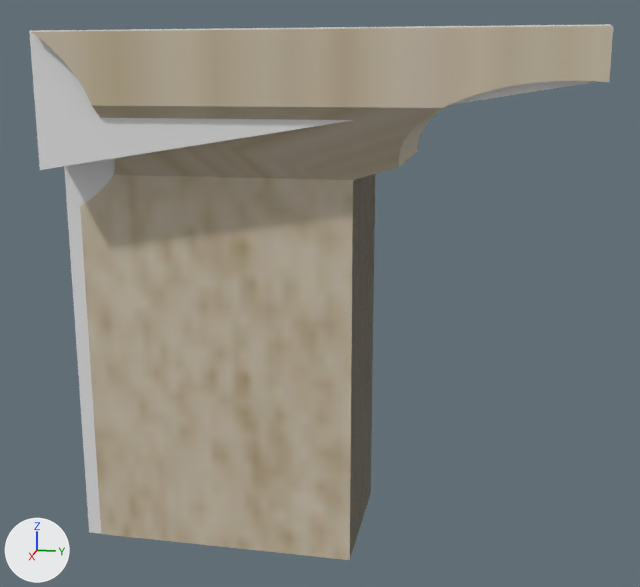
The glTF model 箱庭/Asset/Models/Terrains/R'lyeh/Fence/OneBreak/OneBreak.gltf: old version first, new version second.
Rendered twice from a 50 mm lens placed at (5.7, 1.91, 3.33), pointed at (-0.46, 0.68, 1.79). Arrows for +X, +Y and +Z are at lower left; the lights stay in place. Vertices at the same position are counted once.

In view in the first picture: 'COL', 'Cube'.
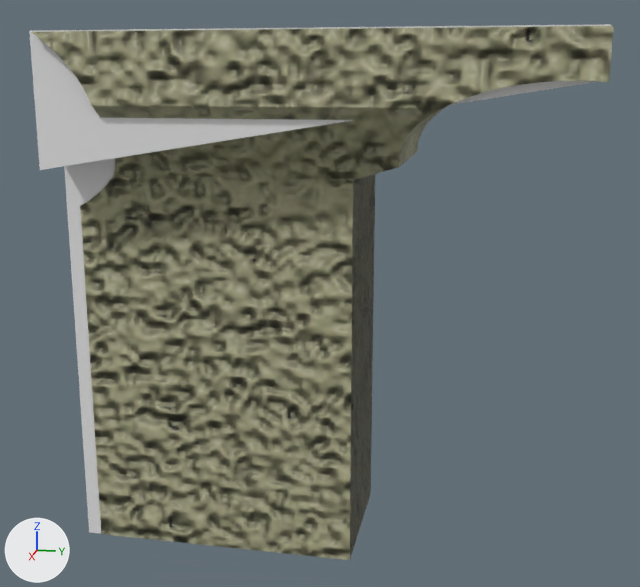
Diff of the bpy script that builds the scene:
```diff
--- a/箱庭/Asset/Models/Terrains/R'lyeh/Fence/OneBreak/OneBreak.gltf.py
+++ b/箱庭/Asset/Models/Terrains/R'lyeh/Fence/OneBreak/OneBreak.gltf.py
@@ img_normals3 @@
+img_normals3 = load_image('normalS3', 'normalS3.png', 128, 128, 'Non-Color')
@@ img_sunahekil03 @@
+img_sunahekil03 = load_image('sunahekiL03', 'sunahekiL03.jpg', 128, 128, 'sRGB')
@@ mat_マテリアル @@
 n0 = _N.new('ShaderNodeBsdfPrincipled'); n0.name = 'Principled BSDF'
 n2 = _N.new('ShaderNodeTexImage'); n2.name = 'Image Texture'
-n2.image = img_sunahekil02
+n2.image = img_sunahekil03
+n3 = _N.new('ShaderNodeNormalMap'); n3.name = 'Normal Map'
+n3.uv_map = 'UVMap'
+n4 = _N.new('ShaderNodeTexImage'); n4.name = 'Image Texture.001'
+n4.image = img_normals3
 _L.new(n0.outputs[0], n1.inputs[0])  # 'BSDF' to 'Surface'
 _L.new(n2.outputs[0], n0.inputs[0])  # 'Color' to 'Base Color'
+_L.new(n3.outputs[0], n0.inputs[5])  # 'Normal' to 'Normal'
+_L.new(n4.outputs[0], n3.inputs[1])  # 'Color' to 'Color'
@@ me_cube @@
 me_cube.from_pydata(...)  # 92 vertices, 180 faces; spans x -1.4..0.45, y -0.96..2.49, z -1.0..2.62
 # used by ob_cube; location = (0.0, 0.0, 0.972)
+# me_cube part 1: texture (UV) coordinates of 180 of 180 faces, centred in x -1.4..0.45, y -0.95..2.49, z -1.0..2.62, changed; they spanned u 0.0..0.88, v 0.0..1.0 and now span u 0.08..1.03, v -0.31..1.03
 me_cube.materials.append(mat_マテリアル)
```

What differs and where, as boxes [x1, y1, x2, y2] in the pictures (640 x 587 px):
'Cube', surface changed (beige to yellow)
    both: [32, 26, 613, 560]
part 1 of me_cube, surface changed (beige to yellow)
    both: [31, 26, 613, 560]
